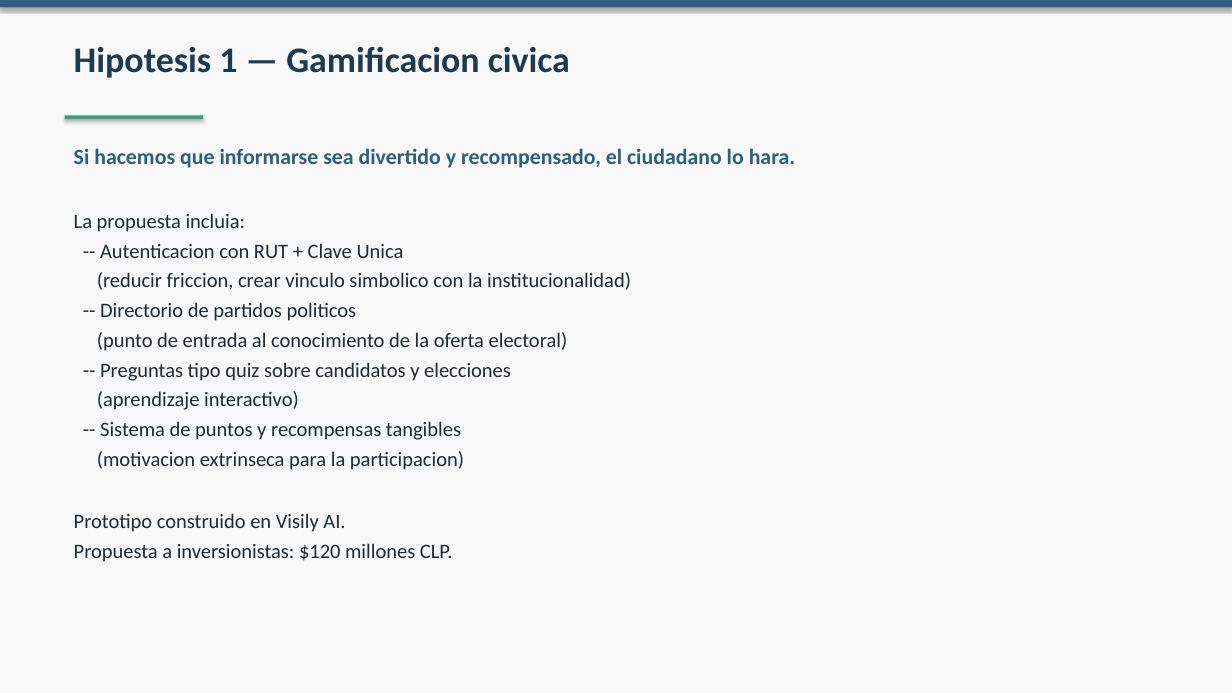
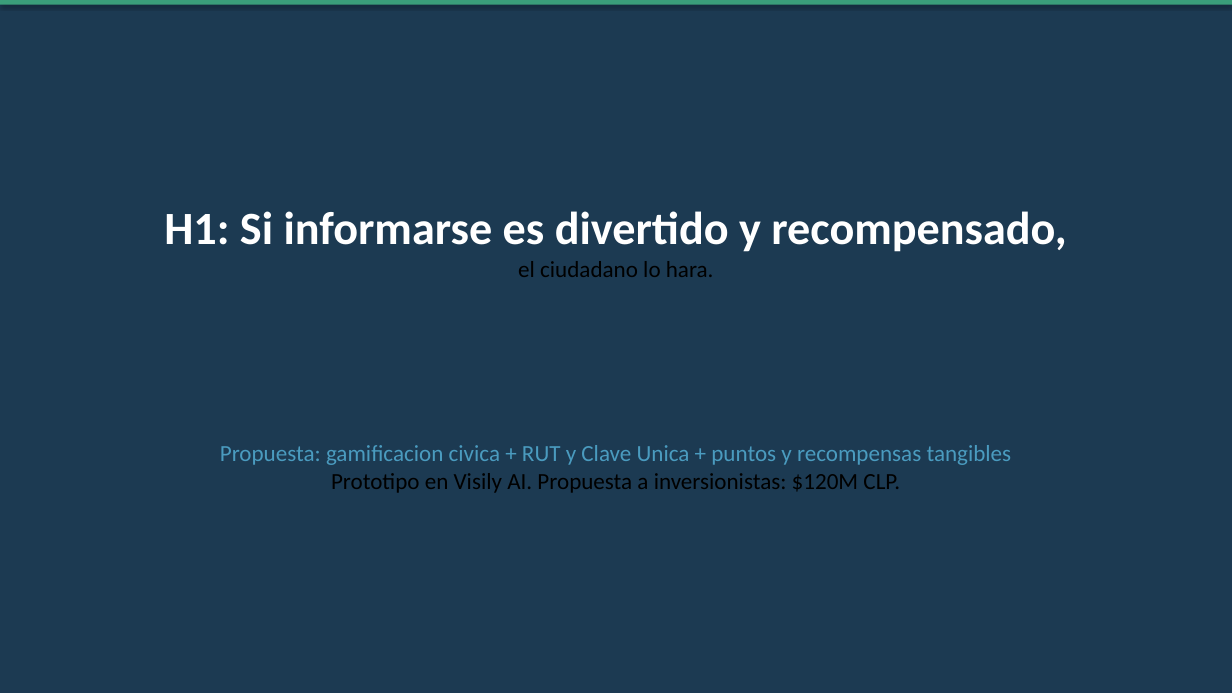
Before and after one commit to whatebria/tinder-decisivo, a slide deck: slide 7 of presentaciones/02_Evolucion_de_la_Idea.pptx. Drawn at 1232x693 pixels with LibreOffice and Linux fonts; fonts in the diff are those of the drawing. Boxes give left, top, right and bottom in pixels: in the first picture for what was removed or moved away, otherwise in the second. Text is boxed around its words. In the diff, an @@ line names an element or a change of style, - is before the commit and + after.

```diff
--- a/presentaciones/02_Evolucion_de_la_Idea.pptx
+++ b/presentaciones/02_Evolucion_de_la_Idea.pptx
@@ background #F7F8F7 to #1C3A52 @@
@@ rectangle at (x1=0, y1=0, x2=1232, y2=5): fill #2E5F7E to #3A9E7A @@
@@ text removed at (x1=74, y1=46, x2=570, y2=78) @@
-Hipotesis 1 — Gamificacion civica
@@ rectangle removed at (x1=65, y1=116, x2=203, y2=119) @@
@@ text at (x1=164, y1=211, x2=1066, y2=277): text changed; size 17 to 36 pt; text colour #2E5F7E to #FFFFFF @@
-Si hacemos que informarse sea divertido y recompensado, el ciudadano lo hara.
+H1: Si informarse es divertido y recompensado,
+el ciudadano lo hara.
@@ text at (x1=220, y1=445, x2=1012, y2=493): text changed; size 16 to 18 pt; text colour #1F2A35 to #4A9BBF @@
-La propuesta incluia:
--- Autenticacion con RUT + Clave Unica
-(reducir friccion, crear vinculo simbolico con la institucionalidad)
--- Directorio de partidos politicos
-(punto de entrada al conocimiento de la oferta electoral)
--- Preguntas tipo quiz sobre candidatos y elecciones
-(aprendizaje interactivo)
--- Sistema de puntos y recompensas tangibles
-(motivacion extrinseca para la participacion)
-Prototipo construido en Visily AI.
-Propuesta a inversionistas: $120 millones CLP.
+Propuesta: gamificacion civica + RUT y Clave Unica + puntos y recompensas tangibles
+Prototipo en Visily AI. Propuesta a inversionistas: $120M CLP.
```
Also in this commit, not shown: 12 other slides changed, 5 slides added, 5 slides removed, 10 other files.
